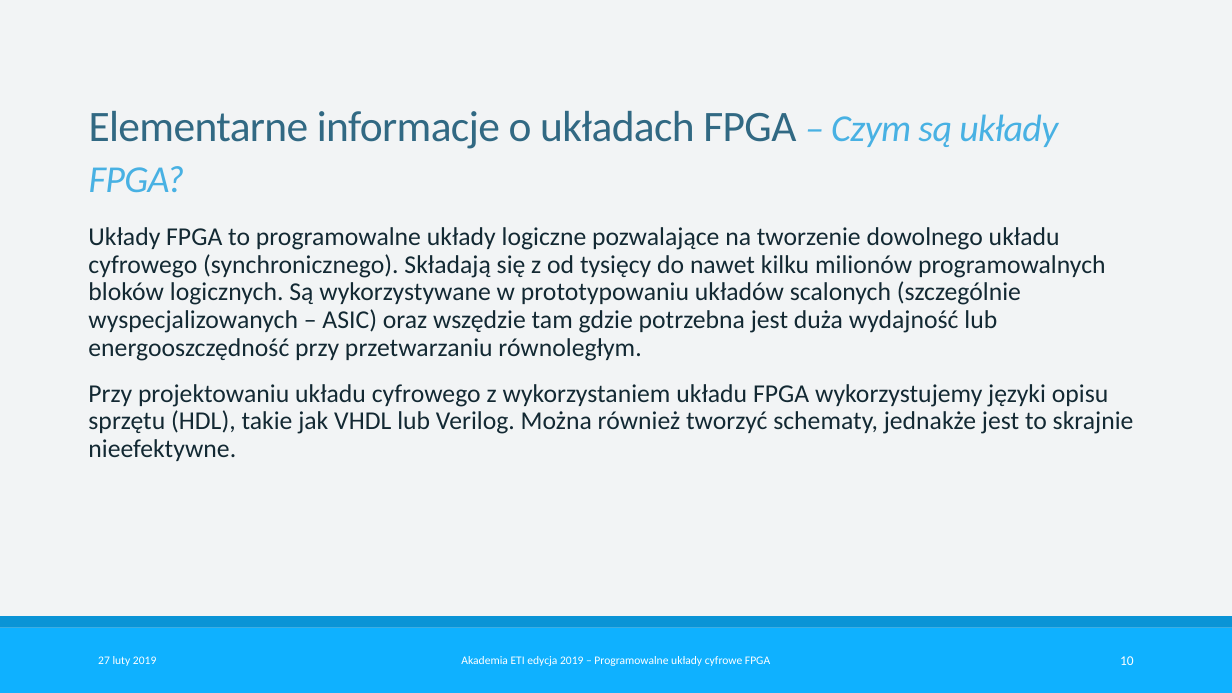
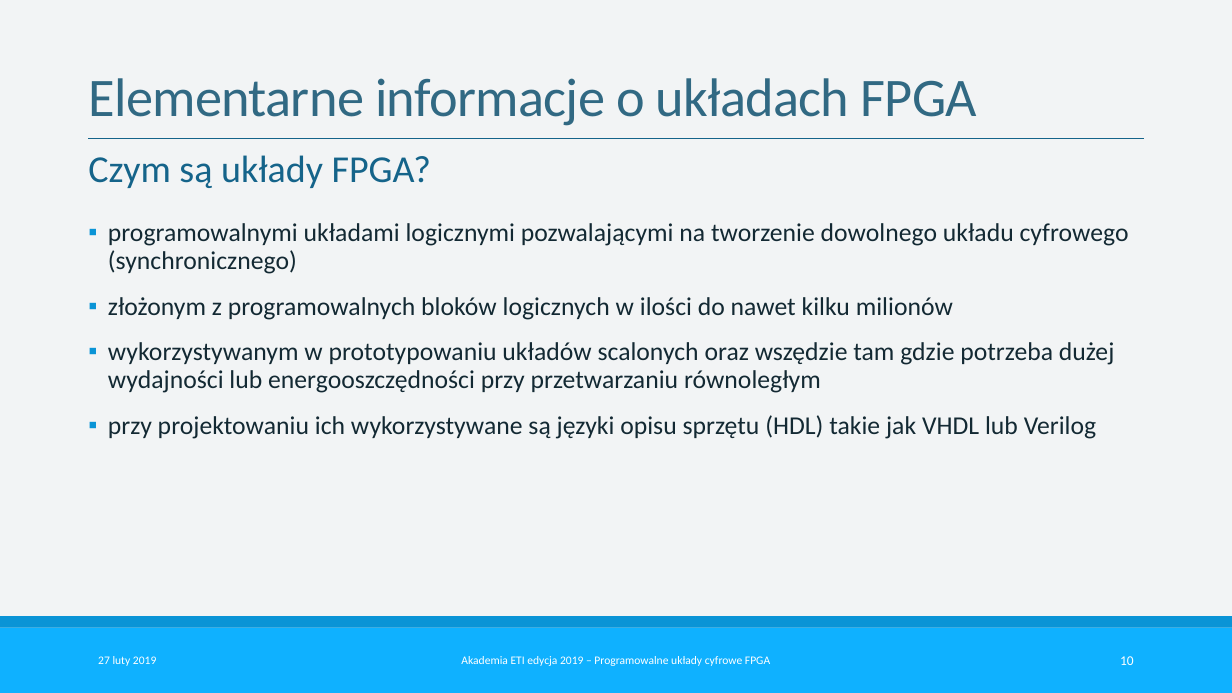
Before and after one commit to SKNCHIP/AkademiaETI_2019, a slide deck: slide 10 of Prezentacja/Prezentacja.pptx. Drawn at 1232x693 pixels with LibreOffice and Linux fonts; fonts in the diff are those of the drawing. Boxes give left, top, right and bottom in pixels: in the first picture for what was removed or moved away, otherwise in the second. Text is boxed around its words. In the diff, an @@ line names an element or a change of style, - is before the commit and + after.

Commit message:
Poprawiona grafika oraz tresci

```diff
--- a/Prezentacja/Prezentacja.pptx
+++ b/Prezentacja/Prezentacja.pptx
@@ title at [88,78,977,126]: text changed; size 32 to 40 pt @@
-Elementarne informacje o układach FPGA – Czym są układy FPGA?
+Elementarne informacje o układach FPGA
@@ line added from (88, 139) to (1143, 139), #15648A 1 pt @@
@@ text added at [88,155,431,188], 28 pt, text #15648A @@
+Czym są układy FPGA?
@@ text at [108,223,1129,439]: text changed @@
-Układy FPGA to programowalne układy logiczne pozwalające na tworzenie dowolnego układu cyfrowego (synchronicznego). Składają się z od tysięcy do nawet kilku milionów programowalnych bloków logicznych. Są wykorzystywane w prototypowaniu układów scalonych (szczególnie wyspecjalizowanych – ASIC) oraz wszędzie tam gdzie potrzebna jest duża wydajność lub energooszczędność przy przetwarzaniu równoległym.
-Przy projektowaniu układu cyfrowego z wykorzystaniem układu FPGA wykorzystujemy języki opisu sprzętu (HDL), takie jak VHDL lub Verilog. Można również tworzyć schematy, jednakże jest to skrajnie nieefektywne.
+▪ programowalnymi układami logicznymi pozwalającymi na tworzenie dowolnego układu cyfrowego (synchronicznego)
+▪ złożonym z programowalnych bloków logicznych w ilości do nawet kilku milionów
+▪ wykorzystywanym w prototypowaniu układów scalonych oraz wszędzie tam gdzie potrzeba dużej wydajności lub energooszczędności przy przetwarzaniu równoległym
+▪ przy projektowaniu ich wykorzystywane są języki opisu sprzętu (HDL) takie jak VHDL lub Verilog
```
Also in this commit, not shown: 12 other slides changed, 1 slide added, 1 slide removed, 1 other file.
